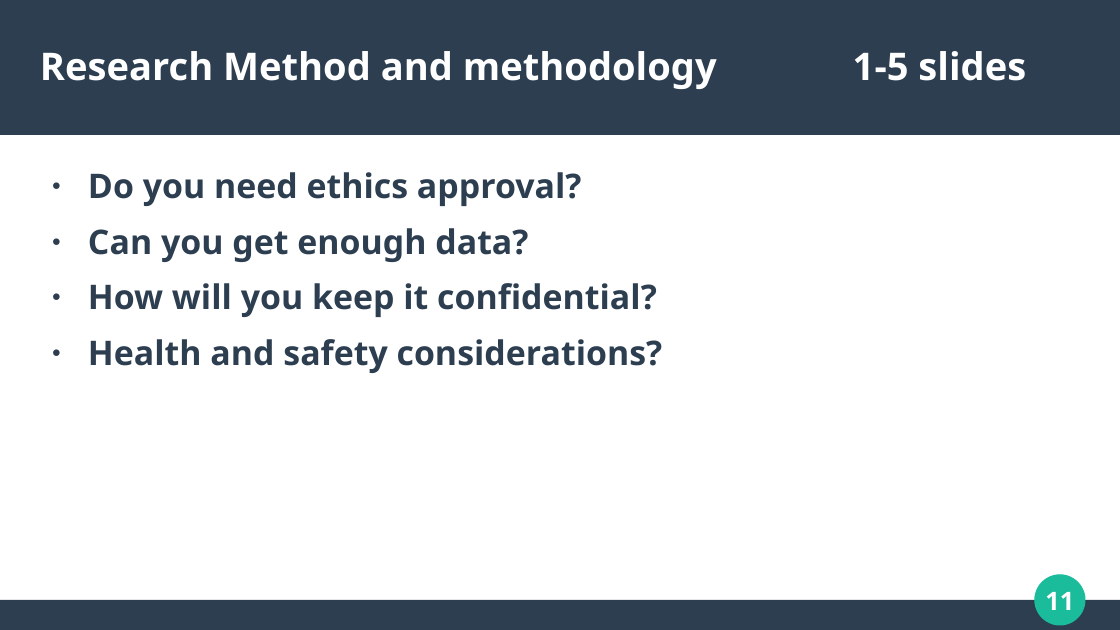
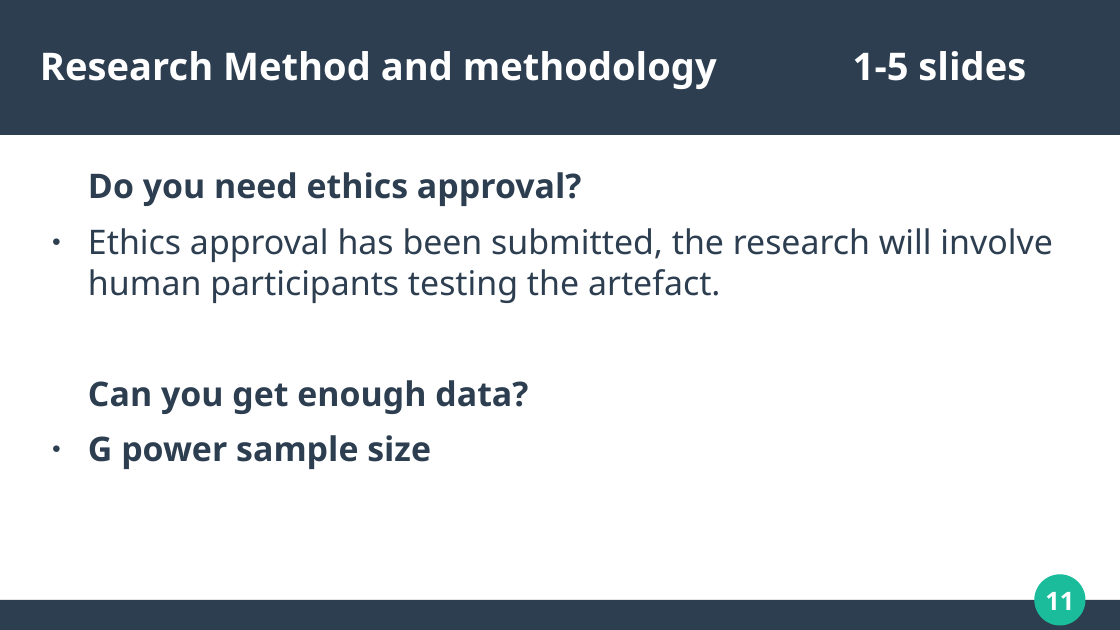
Before and after one commit to dannydaley/myUniSocial, a slide deck: slide 11 of Documentation/COMP320 PRESENTATION.odp. Drawn at 1120x630 pixels with LibreOffice and Linux fonts; fonts in the diff are those of the drawing. Boxes give left, top, right and bottom in pixels: in the first picture for what was removed or moved away, otherwise in the second. Text is boxed around its words. In the diff, an @@ line names an element or a change of style, - is before the commit and + after.

```diff
--- a/Documentation/COMP320 PRESENTATION.odp
+++ b/Documentation/COMP320 PRESENTATION.odp
@@ text at (x1=88, y1=172, x2=582, y2=414): bullet ● to none @@
@@ text at (x1=88, y1=228, x2=1052, y2=303): paragraph added @@
+● Ethics approval has been submitted, the research will involve human participants testing the artefact.
@@ text at (x1=88, y1=435, x2=431, y2=469): text changed @@
-● How will you keep it confidential?
-● Health and safety considerations?
+● G power sample size
```
Also in this commit, not shown: 9 other slides changed, 2 slides added, 2 slides removed, 1 other file.
